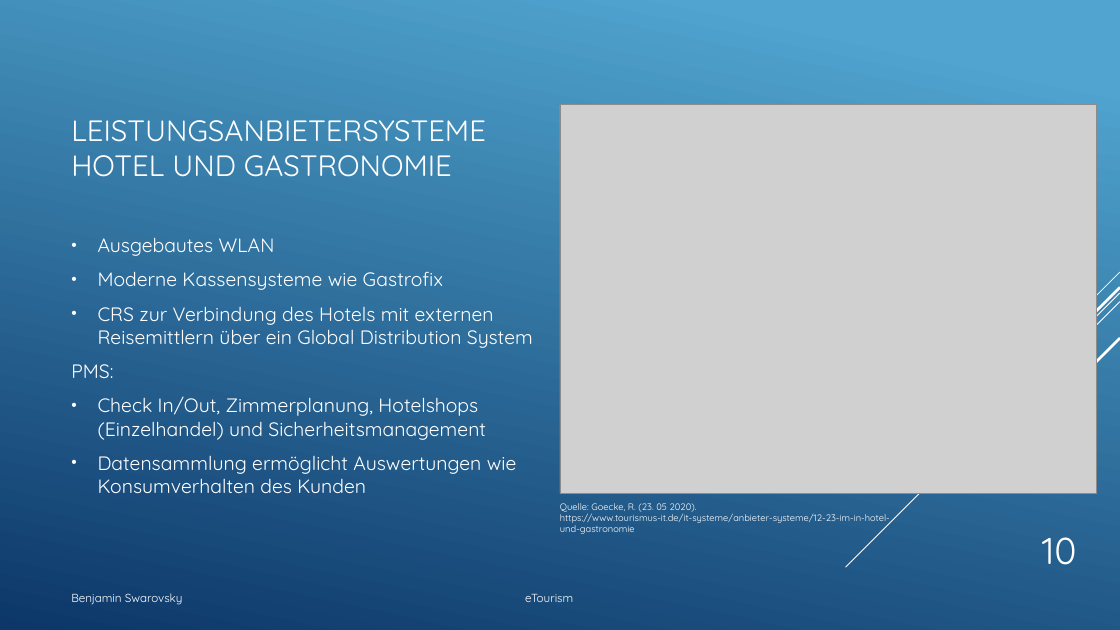
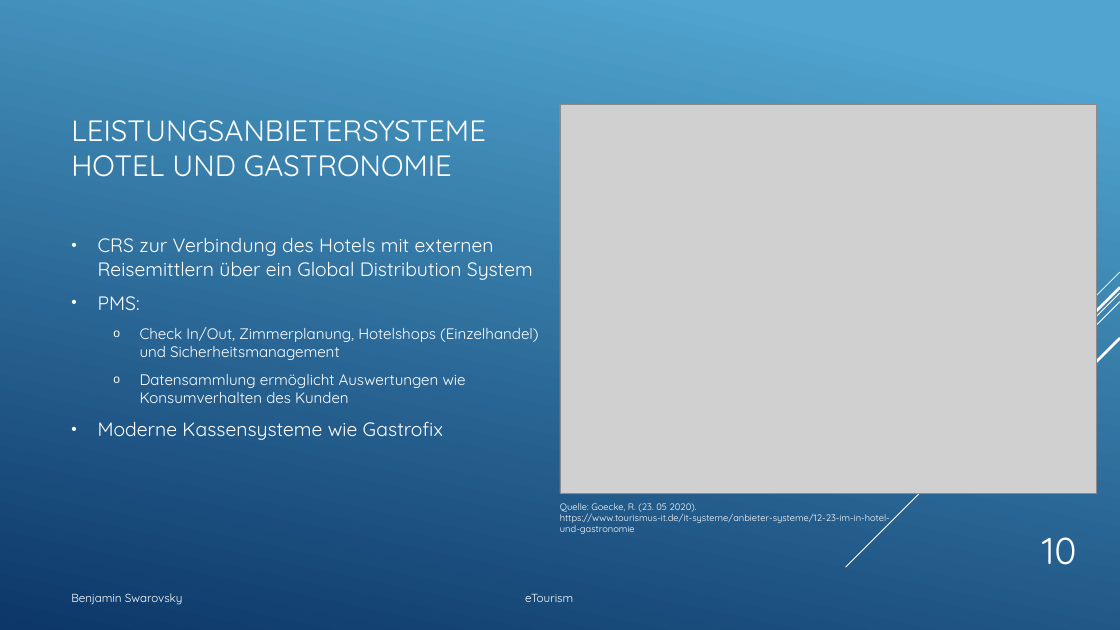
Before and after one commit to BenjaminS01/eTourism, a slide deck: slide 10 of Etourism1.pptx. Drawn at 1120x630 pixels with LibreOffice and Linux fonts; fonts in the diff are those of the drawing; grey boxes stand for pictures. Boxes give left, top, right and bottom in pixels: in the first picture for what was removed or moved away, otherwise in the second. Text is boxed around its words. In the diff, an @@ line names an element or a change of style, - is before the commit and + after.

```diff
--- a/Etourism1.pptx
+++ b/Etourism1.pptx
@@ text at [98, 237, 443, 290]: paragraphs removed @@
-• Ausgebautes WLAN
-• Moderne Kassensysteme wie Gastrofix
@@ text at [98, 296, 538, 403]: size 16.6 to 12.9 pt in "Check In/Out, Zimmerplanung, Hotelshops (Einzelhandel) und S ...", "Datensammlung ermöglicht Auswertungen wie Konsumverhalten de ..."; bullet none to •; bullet • to o; list level 1 to 2 in "Check In/Out, Zimmerplanung, Hotelshops (Einzelhandel) ..."; list level 1 to 2 in "Datensammlung ermöglicht Auswertungen wie Konsumverhalten ..." @@
@@ text at [98, 421, 443, 440]: paragraph added @@
+• Moderne Kassensysteme wie Gastrofix
```
Also in this commit, not shown: 5 other slides changed.
